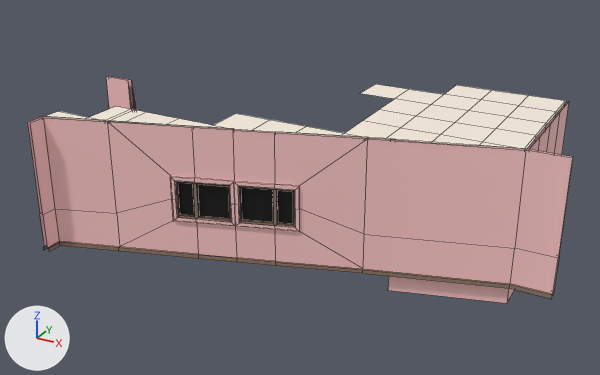
One commit to the FBX model Content/Game_Art/FBX/Archi/SM_Mezzanine.fbx: the scene before it, then after it.
Both versions are drawn from a camera (50 mm lens) standing at (2.92, -17.54, 10.14) and looking at (-6.66, -0.12, 1.43). Arrows for +X, +Y and +Z are at lower left; the lights stay in place. Mesh edges are drawn as thin lines. Vertices at the same position are counted once.

Names of what the first picture shows: 'SM_Mezzanine'.
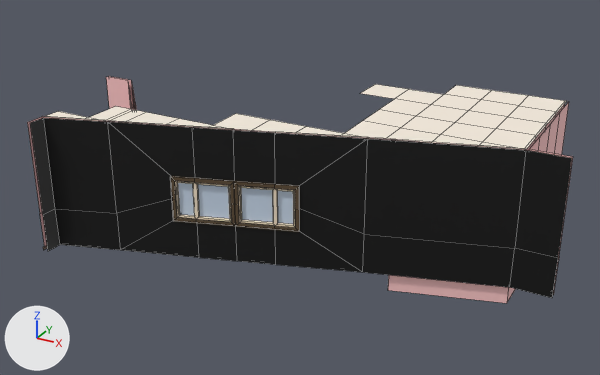
Patch to the scene script:
```diff
--- a/Content/Game_Art/FBX/Archi/SM_Mezzanine.fbx.py
+++ b/Content/Game_Art/FBX/Archi/SM_Mezzanine.fbx.py
@@ mat_pierre_1 @@
+mat_pierre_1 = principled_material('Pierre_1')
+mat_pierre_1.base_color = (0.588, 0.698, 0.847)  # white #cadaed
+mat_pierre_1.roughness = 0.859
@@ mat_material__35_slot__9 @@
+mat_material__35_slot__9 = principled_material('Material #35 Slot #9')
+mat_material__35_slot__9.base_color = (0.0, 0.0, 0.0)  # black #000000
+mat_material__35_slot__9.roughness = 0.553
@@ mat_pierre_2 @@
+mat_pierre_2 = principled_material('Pierre_2')
+mat_pierre_2.base_color = (0.925, 0.78, 0.588)  # beige #f6e5ca
+mat_pierre_2.roughness = 0.859
@@ me_mesh @@
 # used by ob_sm_mezzanine; location = (0.0, 0.0, 0.0)
-me_mesh.from_pydata(...)  # 550 vertices, 452 faces; spans x -13.0..0.0, y -4.0..4.0, z -0.5..3.5
+me_mesh.from_pydata(...)  # 512 vertices, 415 faces; spans x -13.0..0.0, y -4.0..4.0, z -0.5..3.5
+# me_mesh part 1
+# 63 vertices are removed from x -11.95..0.0, y -4.0..2.54, z 0.0..2.05
+# 99 faces are deleted
+# 20 vertices are added at x -10.36..-3.76, y -3.05..2.58, z 0.0..1.3
+# 5 new vertices lie (0.0, 0.0, -1.05) away from vertices in x -11.95..0.0, y -4.0..-0.05, z 1.05
+# 8 new faces join them, mat_mur (its picture is missing)
+# 10 new faces join them, mat_bois_1 (its picture is missing)
+# 10 new faces join them, mat_material__35_slot__9 (black #000000)
+# 32 new faces join them, mat_pierre_2 (beige #f6e5ca)
+# 2 new faces join them, mat_bois_2 (brown #5d4b35)
+# me_mesh part 2: 44 faces spanning x -8.91..-5.85, y -2.63..-1.59, z 1.0..2.2 switch from mat_mur (its picture is missing) to mat_bois_2 (brown #5d4b35)
+# me_mesh part 3: 10 faces spanning x -11.95..0.0, y -4.0..-0.05, z 1.05..3.5 switch from mat_mur (its picture is missing) to mat_material__35_slot__9 (black #000000)
+# me_mesh part 4: 44 faces spanning x -8.86..-5.96, y -2.57..-1.5, z 1.1..2.1 switch from mat_bois_1 (its picture is missing) to mat_pierre_2 (beige #f6e5ca)
+# me_mesh part 5: 4 faces spanning x -8.79..-6.03, y -2.49..-1.59, z 1.15..2.05 switch from mat_material__35_slot__8 (black #000000) to mat_pierre_1 (white #cadaed)
 me_mesh.materials.append(mat_sol)
```

Where the change shows, as pixel boxes (x1, y1, x2, y2) in the pictures (600 x 375 px):
part 1 of me_mesh, cut back: before (43, 138, 558, 299); after (43, 138, 558, 298)
part 2 of me_mesh, recoloured: (170, 176, 299, 232) in both
part 3 of me_mesh, recoloured: (30, 118, 572, 258) in both
part 4 of me_mesh, recoloured (brown to beige): (175, 181, 295, 227) in both
part 5 of me_mesh, recoloured (black to white): (178, 183, 293, 224) in both
